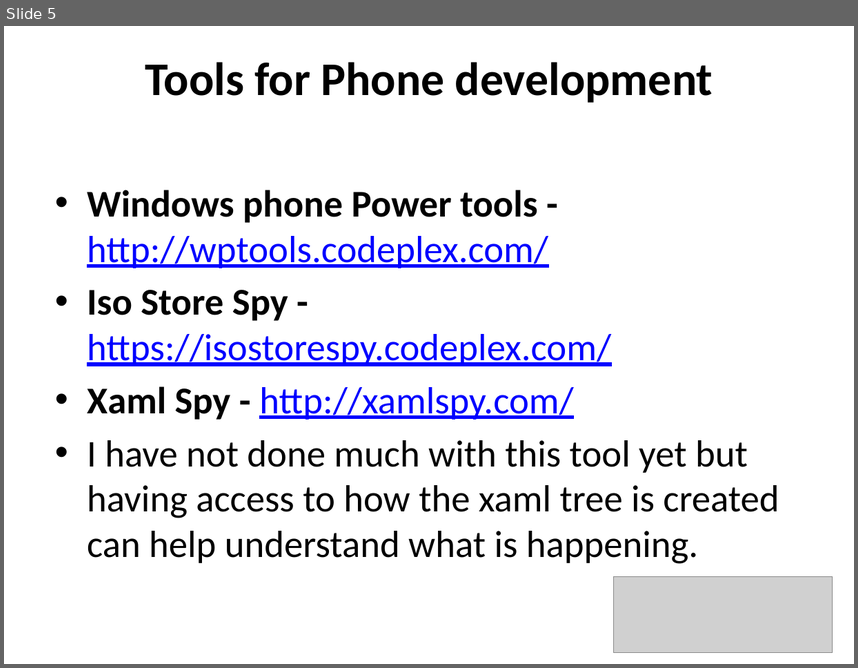
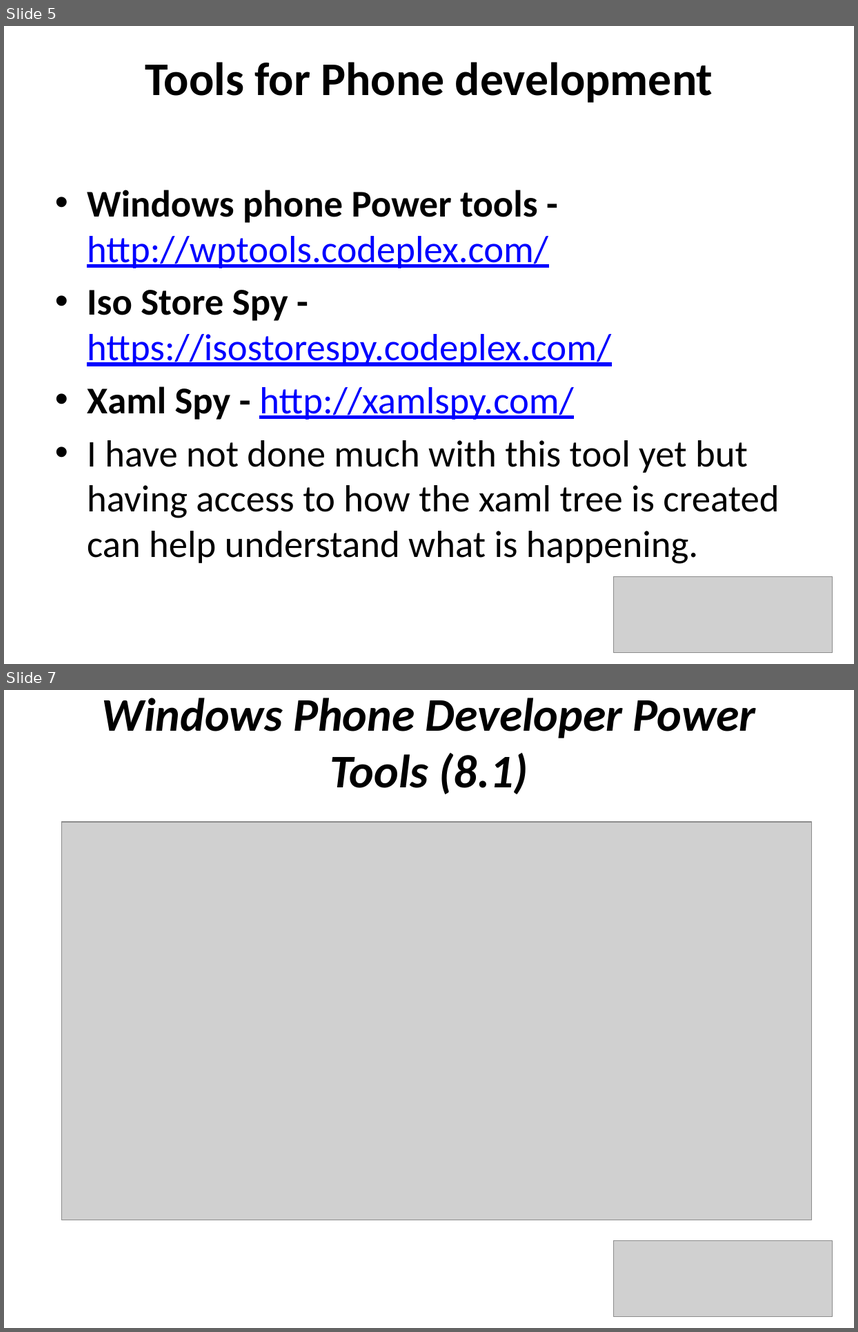
Before and after one commit to underhilld2/UniversalAppPortalClassLibraries, a slide deck: ReCon2014_UniversalAppPortalClassLibraries_Light.pptx. Shown one above the other, each under a label of ours: slide 5 before the commit, slides 5 and 7 after it; the slides between them are not shown. The pictures are 858x668 and 858x1332 pixels, drawn with LibreOffice and Linux fonts; fonts in the diff are those of the drawing; grey boxes stand for pictures. Boxes give left, top, right and bottom in pixels: in the first picture for what was removed or moved away, otherwise in the second. Text is boxed around its words. In the diff, an @@ line names an element or a change of style, - is before the commit and + after.

```diff
--- a/ReCon2014_UniversalAppPortalClassLibraries_Light.pptx
+++ b/ReCon2014_UniversalAppPortalClassLibraries_Light.pptx
@@ slide 7 added at box(4, 690, 854, 1328), background #FFFFFF @@
@@ title added at box(102, 698, 756, 794), 39.6 pt, text #000000, bold, italic @@
+Windows Phone Developer Power Tools (8.1)
@@ picture added at box(62, 822, 811, 1220) @@
@@ picture added at box(613, 1240, 833, 1317) @@
```
Also in this commit, not shown: 4 other slides added, 5 slides removed, 4 other files.
